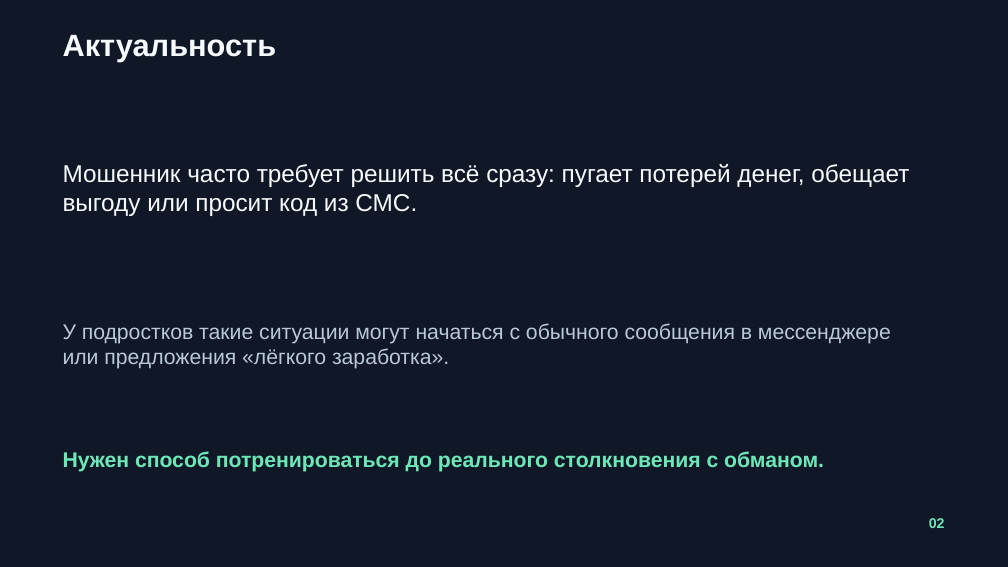
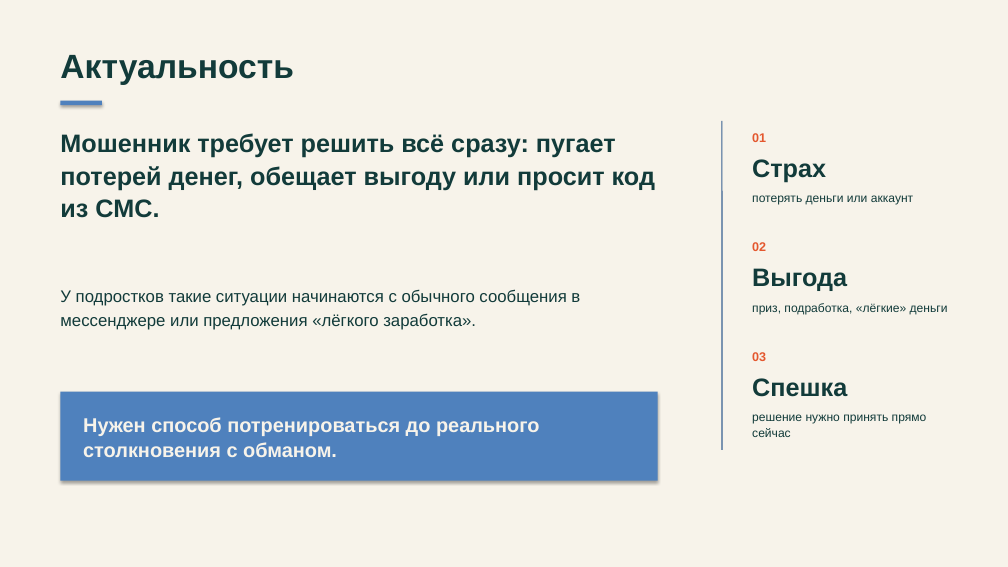
Before and after one commit to gvibco/antishema, a slide deck: slide 2 of АнтиСхема_презентация_Посысаев_Иван_Шульга_Георгий.odp. Drawn at 1008x567 pixels with LibreOffice and Linux fonts; fonts in the diff are those of the drawing. Boxes give left, top, right and bottom in pixels: in the first picture for what was removed or moved away, otherwise in the second. Text is boxed around its words. In the diff, an @@ line names an element or a change of style, - is before the commit and + after.

```diff
--- a/АнтиСхема_презентация_Посысаев_Иван_Шульга_Георгий.odp
+++ b/АнтиСхема_презентация_Посысаев_Иван_Шульга_Георгий.odp
@@ background #101827 to #F7F3EA @@
@@ text "Актуальность" at (60, 55, 294, 85): size 29.3 to 32 pt, text colour #F7FAFC to #123B3A; line spacing 1 to 1.08; vertical alignment middle to top @@
@@ rectangle added at (60, 101, 102, 105), fill #4F81BD @@
@@ text at (60, 133, 655, 218): text changed; size 23.2 to 24 pt; text colour #F7FAFC to #123B3A; bold on @@
-Мошенник часто требует решить всё сразу: пугает потерей денег, обещает выгоду или просит код из СМС.
+Мошенник требует решить всё сразу: пугает потерей денег, обещает выгоду или просит код из СМС.
@@ text "Мошенник требует решить всё сразу: ..." at (60, 133, 655, 218): vertical alignment middle to top @@
@@ line added from (722, 121) to (722, 450), #376092 0.99 pt @@
@@ text added at (752, 133, 766, 142), 12 pt, text #E4572E, bold @@
+01
@@ text added at (752, 159, 826, 182), 24 pt, text #123B3A, bold @@
+Страх
@@ text added at (752, 195, 913, 205), 11.5 pt, text #123B3A @@
+потерять деньги или аккаунт
@@ text "02": place and size @@
-text "02" at (929, 518, 945, 528)
+text "02" at (752, 242, 766, 251)
@@ text "02" at (752, 242, 766, 251): size 13.5 to 12 pt, text colour #6EE7B7 to #E4572E; line spacing 1 to 1.08; vertical alignment middle to top @@
@@ text added at (752, 268, 847, 291), 24 pt, text #123B3A, bold @@
+Выгода
@@ text "У подростков такие ситуации начинаются ..." at (60, 289, 580, 330): vertical alignment middle to top @@
@@ text at (60, 289, 580, 330): text changed; size 20.2 to 16 pt; text colour #B9C7D6 to #123B3A @@
-У подростков такие ситуации могут начаться с обычного сообщения в мессенджере или предложения «лёгкого заработка».
+У подростков такие ситуации начинаются с обычного сообщения в мессенджере или предложения «лёгкого заработка».
@@ text added at (752, 303, 948, 314), 11.5 pt, text #123B3A @@
+приз, подработка, «лёгкие» деньги
@@ text added at (752, 352, 766, 361), 12 pt, text #E4572E, bold @@
+03
@@ text added at (752, 378, 847, 397), 24 pt, text #123B3A, bold @@
+Спешка
@@ rectangle added at (60, 392, 658, 481), fill #4F81BD @@
@@ text "Нужен способ потренироваться до реального ...": place and size @@
-text "Нужен способ потренироваться до реального ..." at (63, 451, 824, 472)
+text "Нужен способ потренироваться до реального ..." at (83, 417, 540, 457)
@@ text "Нужен способ потренироваться до реального ..." at (83, 417, 540, 457): size 20.2 to 19 pt, text colour #6EE7B7 to #F7F3EA; line spacing 1 to 1.05 @@
@@ text added at (752, 414, 927, 437), 11.5 pt, text #123B3A @@
+решение нужно принять прямо сейчас
```
Also in this commit, not shown: 8 other slides changed, 2 slides added, 1 slide removed, 20 other files.
